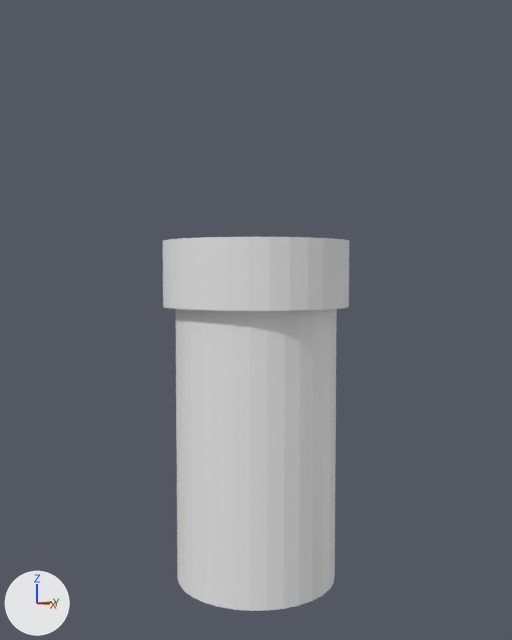
The Blender file mario/land.blend as it was, and as the next commit left it.
Before and after are seen from a 50 mm lens placed at (9.57, -8.33, 5.44), pointed at (0.0, 0.0, 4.63). Arrows for +X, +Y and +Z are at lower left; the lights stay in place.

Script lines for the objects in view, before the commit:
```python
me_cylinder = bpy.data.meshes.new('Cylinder')
me_cylinder.from_pydata(...)  # 192 vertices, 132 faces; spans x -1.15..1.15, y -1.15..1.15, z -1.0..3.23
ob_pipe = bpy.data.objects.new('pipe', me_cylinder)
ob_pipe.location = (0.0, 0.0, 1.4)
ob_pipe.scale = (1.43, 1.43, 1.43)
```
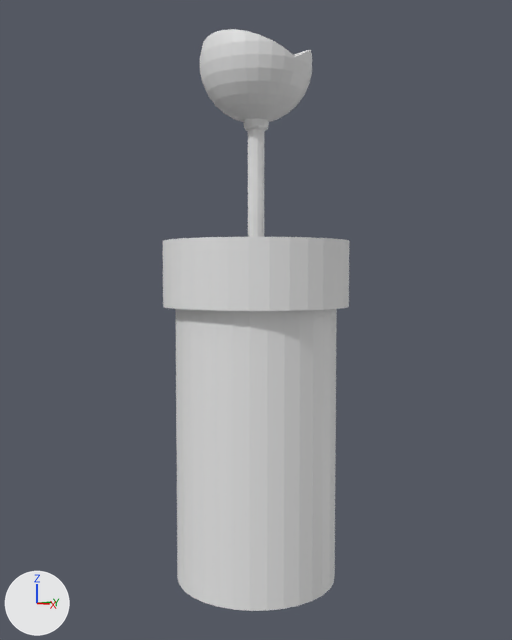
Location of each change, (x1, y1, x2, y2) in pixels of the pictures (512 x 640 px):
'head', added: after (200, 29, 312, 122)
'stem', added: after (243, 118, 269, 237)

What changed in the scene script:
```text
Add me_sphere_002:
    me_sphere_002.from_pydata(...)  # 530 vertices, 522 faces; spans x -0.99..0.99, y -0.99..0.99, z -0.63..0.74
Add me_cylinder_002:
    me_cylinder_002.from_pydata(...)  # 120 vertices, 110 faces; spans x -1.61..1.61, y -1.61..1.61, z -3.36..0.3
Add ob_head:
    ob_head = bpy.data.objects.new('head', me_sphere_002)
    ob_head.parent = ob_piranha_plant
    ob_head.location = (0.0, 0.0, 8.726)
    ob_head.scale = (0.988, 0.988, 0.988)
Add ob_piranha_plant:
    ob_piranha_plant = bpy.data.objects.new('piranha plant', None)
    ob_piranha_plant.location = (0.0, 0.0, 0.0)
Add ob_stem:
    ob_stem = bpy.data.objects.new('stem', me_cylinder_002)
    ob_stem.parent = ob_piranha_plant
    ob_stem.location = (0.0, 0.0, 7.835)
    ob_stem.scale = (0.141, 0.141, 1.0)
```
